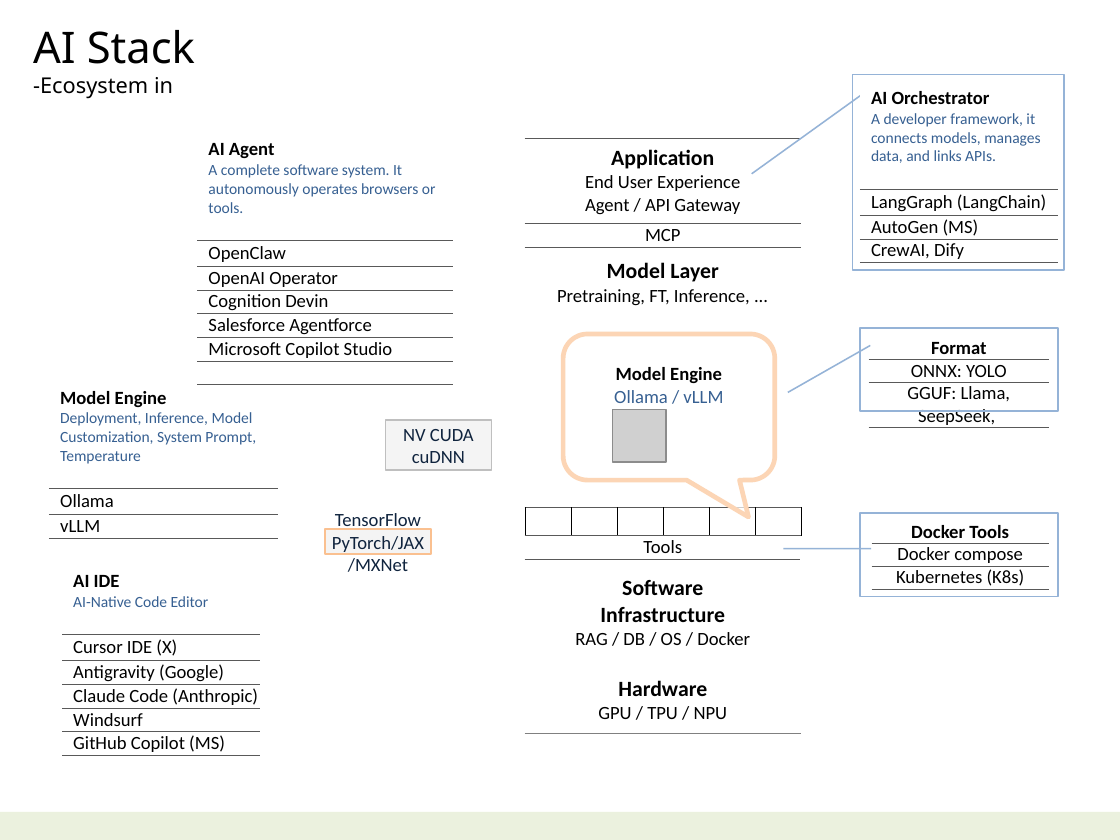
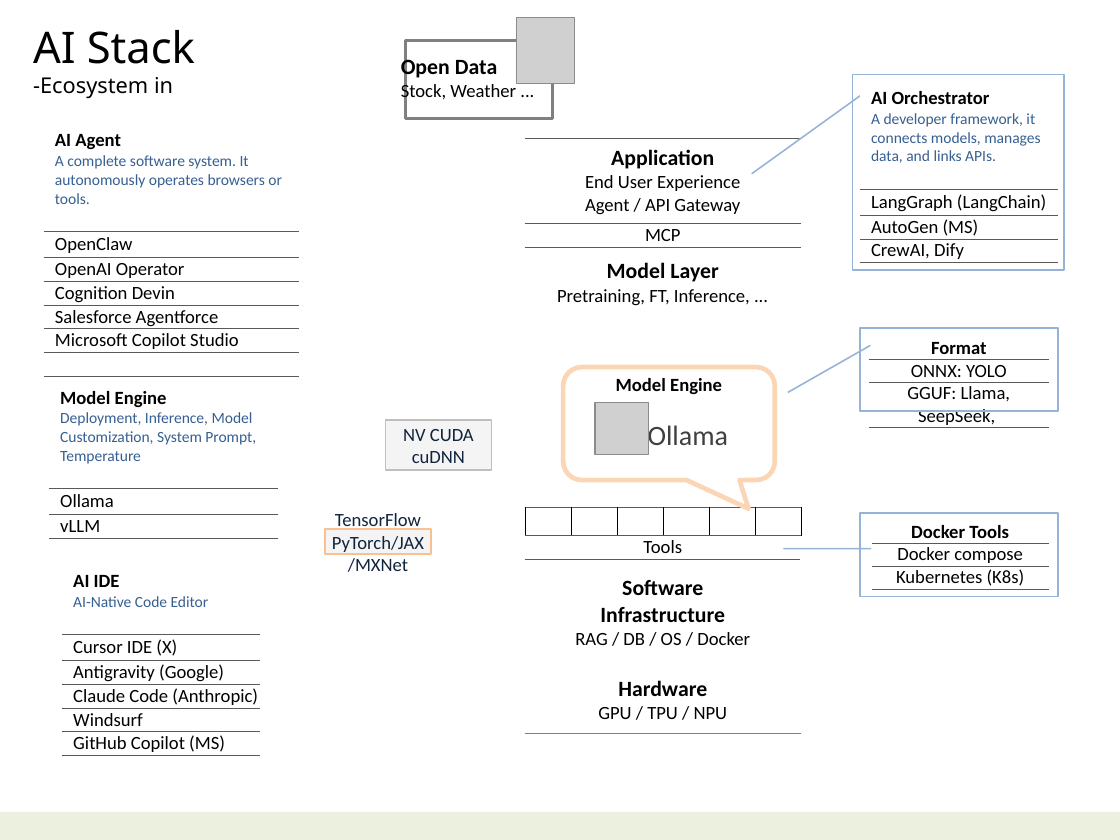
Before and after one commit to navibator/crazy-ai, a slide deck: slide 7 of ai-gemma.pptx. Drawn at 1120x840 pixels with LibreOffice and Linux fonts; fonts in the diff are those of the drawing; grey boxes stand for pictures. Boxes give left, top, right and bottom in pixels: in the first picture for what was removed or moved away, otherwise in the second. Text is boxed around its words. In the diff, an @@ line names an element or a change of style, - is before the commit and + after.

```diff
--- a/ai-gemma.pptx
+++ b/ai-gemma.pptx
@@ picture added at [516, 18, 576, 83] @@
@@ text added at [401, 56, 516, 102], 12 pt, text #000000 @@
+Open Data
+Stock, Weather ...
@@ rectangle added at [405, 40, 552, 118], fill #FFFFFF, outline #808080 2 pt @@
@@ table: place and size @@
-table at [197, 138, 452, 383]
+table at [44, 129, 299, 374]
@@ rounded speech box "Model Engine": place and size @@
-rounded speech box "Model Engine" at [563, 334, 775, 479]
+rounded speech box "Model Engine" at [563, 367, 775, 480]
@@ picture: place and size @@
-picture at [613, 410, 666, 463]
+picture at [595, 402, 648, 455]
@@ text in rounded speech box at [648, 422, 728, 452]: text changed; size 12 to 18 pt; text colour #376092 to #404040 @@
-Ollama / vLLM
+Ollama
```
Also in this commit, not shown: 4 other slides changed.
